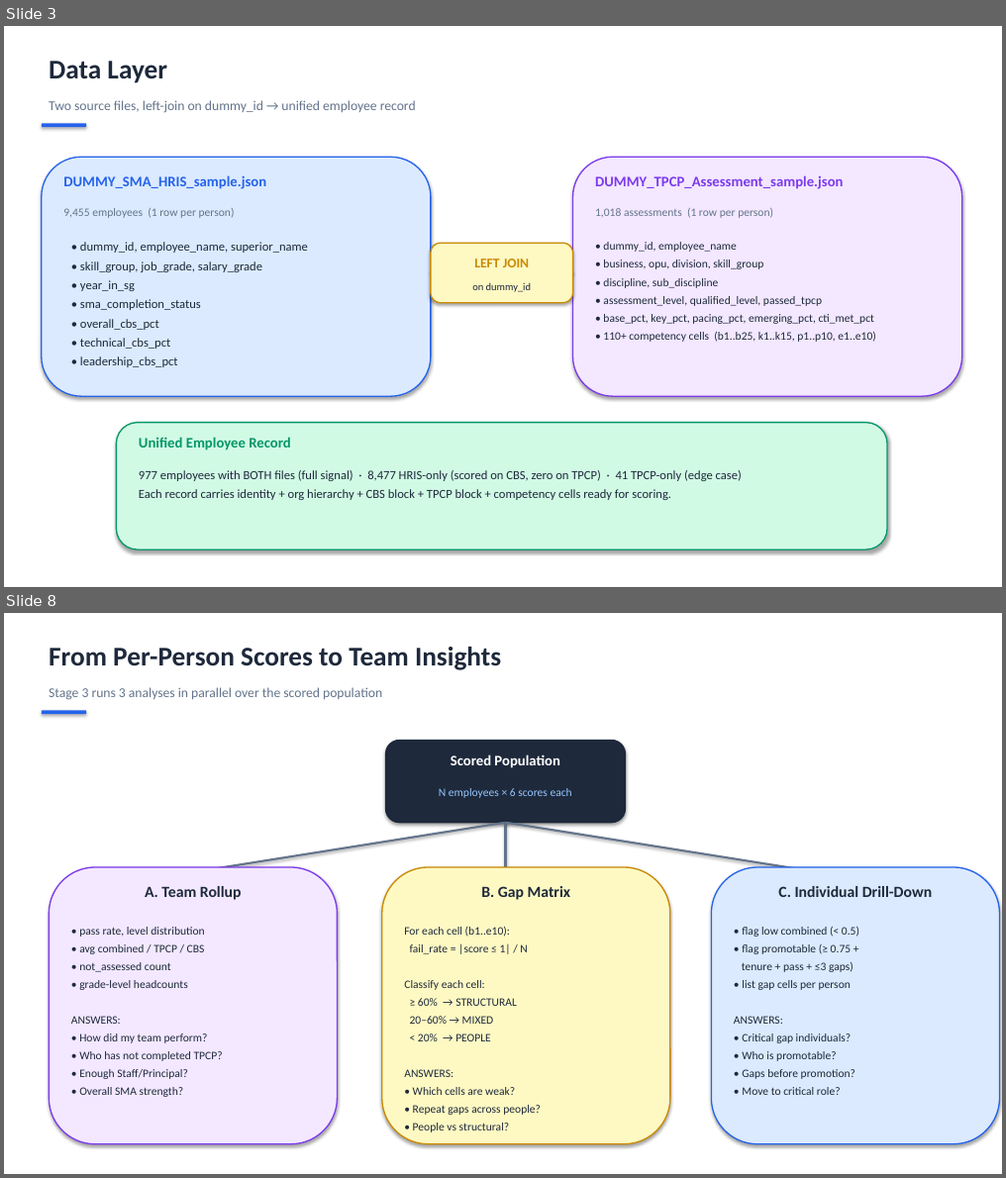
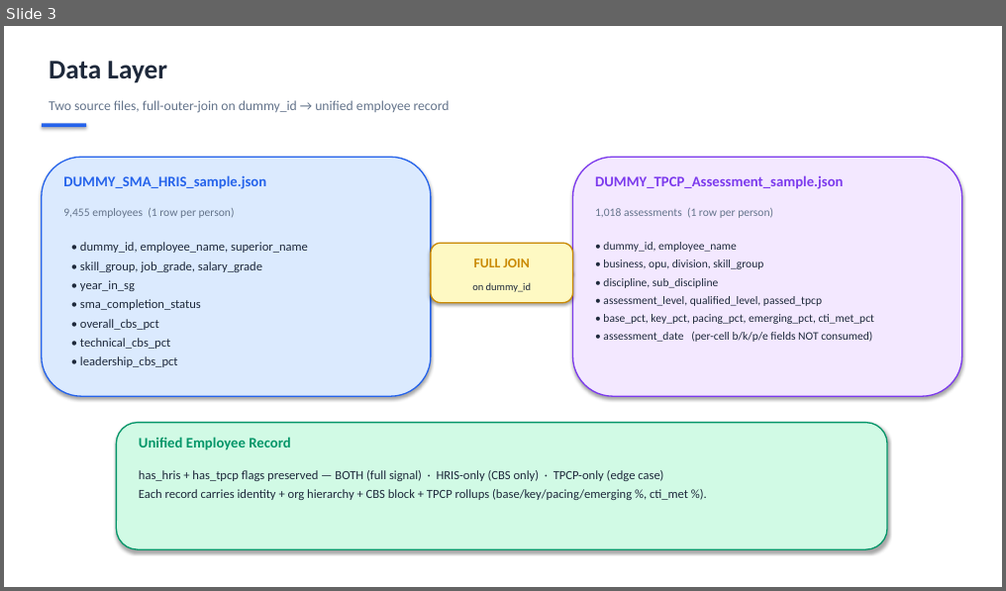
Before and after one commit to clementlowfuxing/recommender_system, a slide deck: cdwc_recommendation_system/presentation_ppt/CDWC_Architecture_Scoring_Flow.pptx. Shown one above the other, each under a label of ours: slides 3 and 8 before the commit, slide 3 after it; the slides between them are not shown. The pictures are 1006x1178 and 1006x591 pixels, drawn with LibreOffice and Linux fonts; fonts in the diff are those of the drawing. Boxes give left, top, right and bottom in pixels: in the first picture for what was removed or moved away, otherwise in the second. Text is boxed around its words. In the diff, an @@ line names an element or a change of style, - is before the commit and + after.

```diff
--- a/cdwc_recommendation_system/presentation_ppt/CDWC_Architecture_Scoring_Flow.pptx
+++ b/cdwc_recommendation_system/presentation_ppt/CDWC_Architecture_Scoring_Flow.pptx
@@ slide 8 removed at box(4, 613, 1002, 1174), background #FFFFFF @@
@@ text removed at box(49, 647, 501, 670) @@
-From Per-Person Scores to Team Insights
@@ text removed at box(49, 687, 382, 700) @@
-Stage 3 runs 3 analyses in parallel over the scored population
@@ rounded rectangle removed at box(42, 710, 86, 714) @@
@@ rounded rectangle removed at box(386, 741, 626, 823) @@
@@ text removed at box(450, 755, 560, 768) @@
-Scored Population
@@ text removed at box(439, 788, 572, 798) @@
-N employees × 6 scores each
@@ arrow removed from (506, 823) to (176, 875) @@
@@ arrow removed from (506, 823) to (506, 875) @@
@@ arrow removed from (506, 823) to (835, 875) @@
@@ rounded rectangle removed at box(49, 867, 338, 1145) @@
@@ rounded rectangle removed at box(382, 867, 670, 1145) @@
@@ rounded rectangle removed at box(712, 867, 1000, 1145) @@
@@ text removed at box(145, 886, 242, 900) @@
-A. Team Rollup
@@ text removed at box(481, 886, 571, 900) @@
-B. Gap Matrix
@@ text removed at box(778, 886, 932, 897) @@
-C. Individual Drill-Down
@@ text removed at box(71, 927, 223, 1097) @@
-• pass rate, level distribution
-• avg combined / TPCP / CBS
-• not_assessed count
-• grade-level headcounts
-ANSWERS:
-• How did my team perform?
-• Who has not completed TPCP?
-• Enough Staff/Principal?
-• Overall SMA strength?
@@ text removed at box(404, 926, 541, 1133) @@
-For each cell (b1..e10):
-fail_rate = |score ≤ 1| / N
-Classify each cell:
-≥ 60% → STRUCTURAL
-20–60% → MIXED
-< 20% → PEOPLE
-ANSWERS:
-• Which cells are weak?
-• Repeat gaps across people?
-• People vs structural?
@@ text removed at box(734, 927, 859, 1095) @@
-• flag low combined (< 0.5)
-• flag promotable (≥ 0.75 +
-tenure + pass + ≤3 gaps)
-• list gap cells per person
-ANSWERS:
-• Critical gap individuals?
-• Who is promotable?
-• Gaps before promotion?
-• Move to critical role?
@@ slide 3 changed as well @@
@@ text at box(49, 100, 450, 112): text changed @@
-Two source files, left-join on dummy_id → unified employee record
+Two source files, full-outer-join on dummy_id → unified employee record
@@ text at box(474, 259, 529, 268): text changed @@
-LEFT JOIN
+FULL JOIN
@@ text at box(603, 332, 872, 342): text changed @@
-• 110+ competency cells (b1..b25, k1..k15, p1..p10, e1..e10)
+• assessment_date (per-cell b/k/p/e fields NOT consumed)
@@ text at box(139, 471, 688, 500): text changed @@
-977 employees with BOTH files (full signal) · 8,477 HRIS-only (scored on CBS, zero on TPCP) · 41 TPCP-only (edge case)
-Each record carries identity + org hierarchy + CBS block + TPCP block + competency cells ready for scoring.
+has_hris + has_tpcp flags preserved — BOTH (full signal) · HRIS-only (CBS only) · TPCP-only (edge case)
+Each record carries identity + org hierarchy + CBS block + TPCP rollups (base/key/pacing/emerging %, cti_met %).
```
Also in this commit, not shown: 7 other slides changed, 4 slides added, 2 other slides removed, 6 other files.
